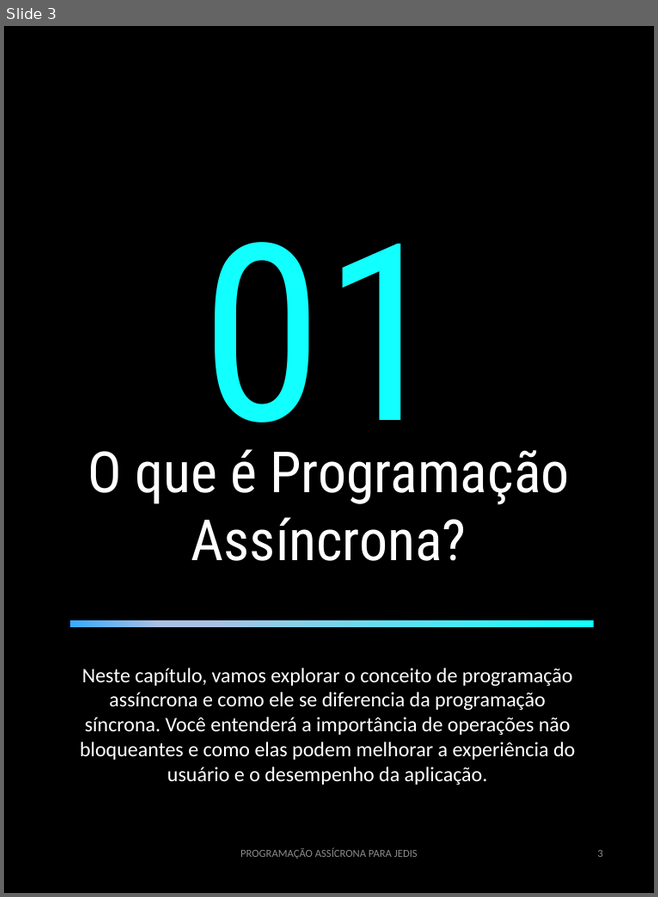
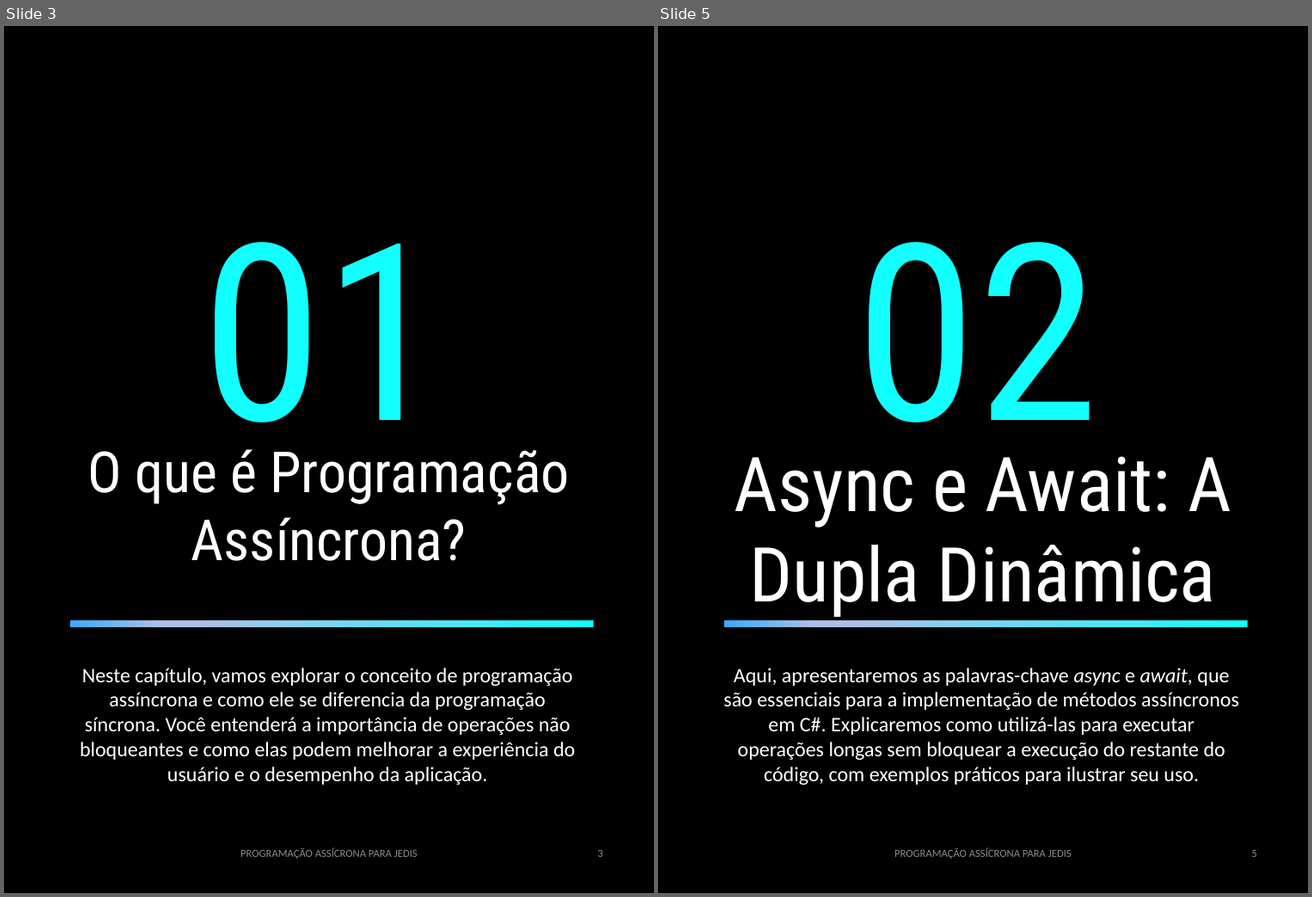
Before and after one commit to BrunoHCS/prompts-create-a-ebook, a slide deck: output/ebook - template.odp. Shown side by side, each under a label of ours: slide 3 before the commit, slides 3 and 5 after it; the slides between them are not shown. The pictures are 658x897 and 1312x897 pixels, drawn with LibreOffice and Linux fonts; fonts in the diff are those of the drawing. Boxes give left, top, right and bottom in pixels: in the first picture for what was removed or moved away, otherwise in the second. Text is boxed around its words. In the diff, an @@ line names an element or a change of style, - is before the commit and + after.

```diff
--- a/output/ebook - template.odp
+++ b/output/ebook - template.odp
@@ slide 5 added at (658, 26, 1308, 893), background #FFFFFF @@
@@ rectangle added at (658, 26, 1308, 893), fill #000000 @@
@@ text added at (856, 242, 1099, 477), 287 pt, text #11FFFE @@
+02
@@ text added at (735, 456, 1232, 617), 88 pt, text #FFFFFF @@
+Async e Await: A Dupla Dinâmica
@@ rectangle added at (724, 620, 1248, 628), fill gradient #11FFFE to #ABC0E4 to #36ABFF @@
@@ text added at (723, 668, 1239, 785), 24 pt, text #FFFFFF @@
+Aqui, apresentaremos as palavras-chave async e await, que são essenciais para a implementação de métodos assíncronos em C#. Explicaremos como utilizá-las para executar operações longas sem bloquear a execução do restante do código, com exemplos práticos para ilustrar seu uso.
@@ text added at (894, 847, 1072, 858), 12.6 pt, text #8C8C8C @@
+PROGRAMAÇÃO ASSÍCRONA PARA JEDIS
@@ page number added at (1251, 850, 1257, 857), 12.6 pt, text #8C8C8C @@
+5
```
Also in this commit, not shown: 5 slides changed, 8 other slides added, 18 slides removed, 2 other files.
